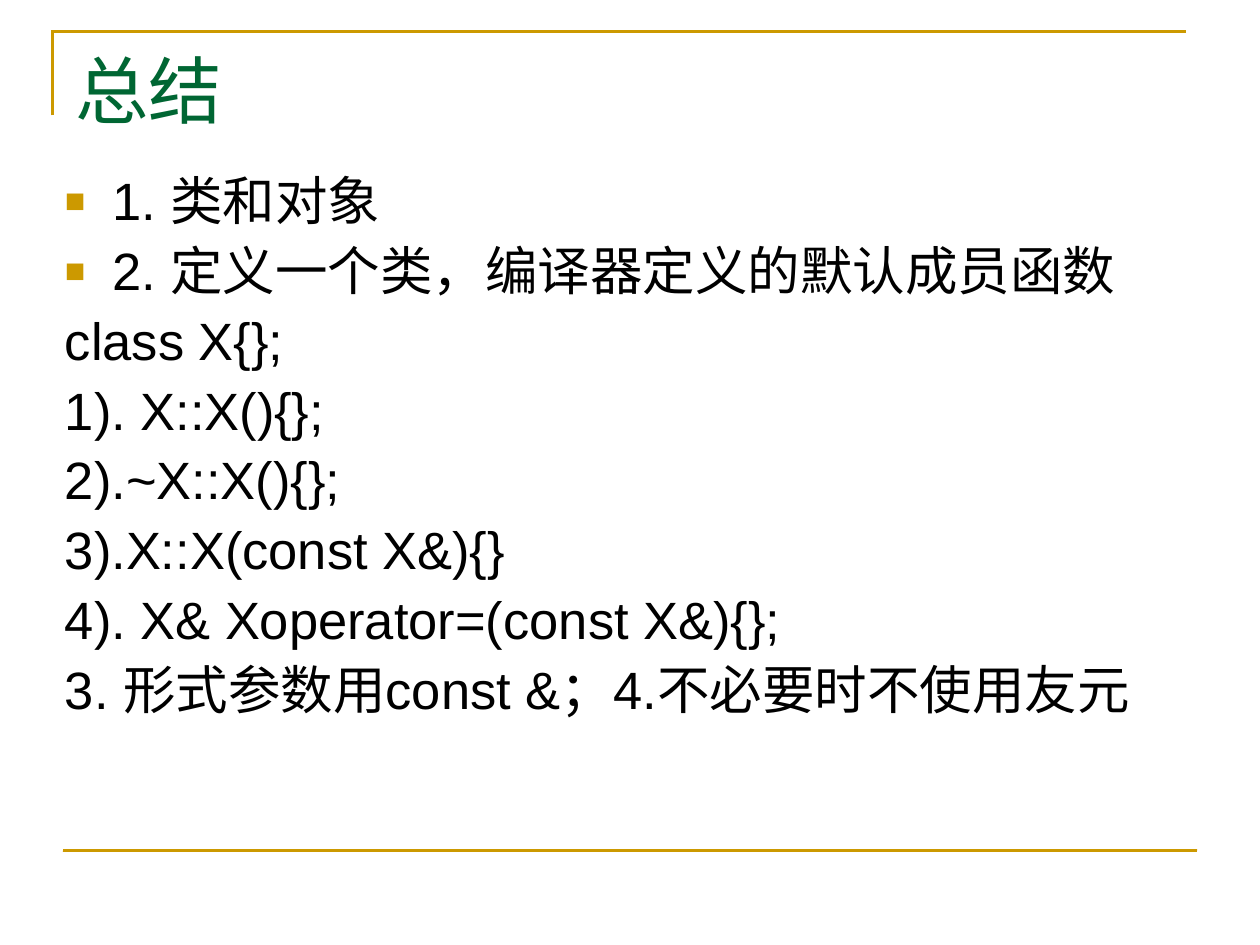
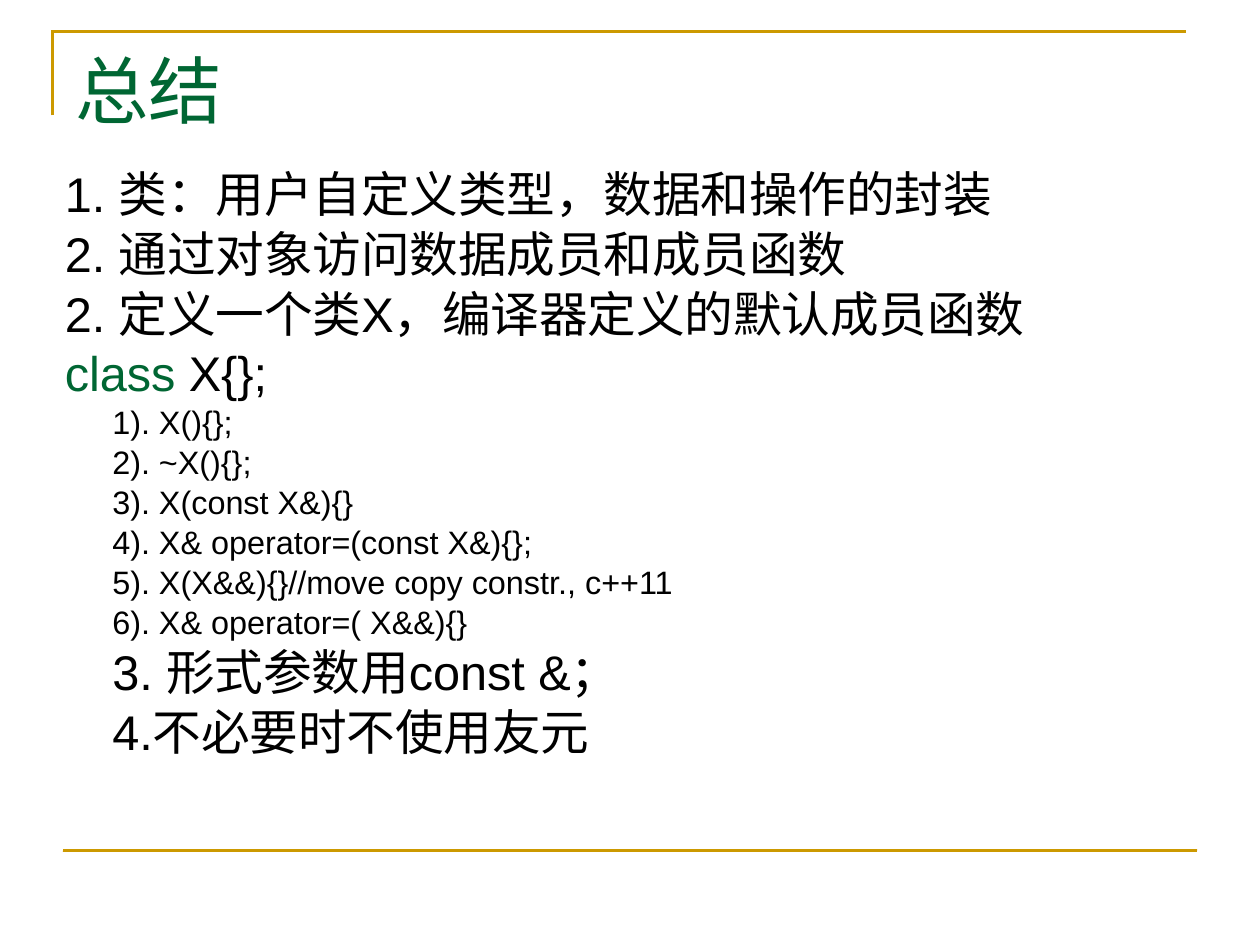
Before and after one commit to Changhe160/Changhe160.github.io, a slide deck: slide 68 of teachingRes/Cplusplus/unit04类与对象.ppt (slide 66 before the commit). Drawn at 1260x945 pixels with LibreOffice and Linux fonts; fonts in the diff are those of the drawing. Boxes give left, top, right and bottom in pixels: in the first picture for what was removed or moved away, otherwise in the second. Text is boxed around its words. In the diff, an @@ line names an element or a change of style, - is before the commit and + after.

```diff
--- a/teachingRes/Cplusplus/unit04类与对象.ppt
+++ b/teachingRes/Cplusplus/unit04类与对象.ppt
@@ text at [65,171,1025,337]: text changed; size 30 to 27.8 pt @@
-■ 1. 类和对象
-■ 2. 定义一个类，编译器定义的默认成员函数
+1. 类：用户自定义类型，数据和操作的封装
+2. 通过对象访问数据成员和成员函数
+2. 定义一个类X，编译器定义的默认成员函数
@@ text at [65,355,267,401]: size 30 to 27.8 pt in "class X{};"; text colour #000000 to #006633 in "class"; indent changed; line spacing 0.9 to 0.8 @@
@@ text at [112,410,673,754]: text changed; size 30 to 18.5 pt @@
-1). X::X(){};
-2).~X::X(){};
-3).X::X(const X&){}
-4). X& Xoperator=(const X&){};
-3. 形式参数用const &；4.不必要时不使用友元
+  1). X(){};
+  2). ~X(){};
+  3). X(const X&){}
+  4). X& operator=(const X&){};
+  5). X(X&&){}//move copy constr., c++11
+  6). X& operator=( X&&){}
+3. 形式参数用const &；
+4.不必要时不使用友元
```
Also in this commit, not shown: 9 other slides changed, 2 slides added, 1 slide removed, 1 other file.
